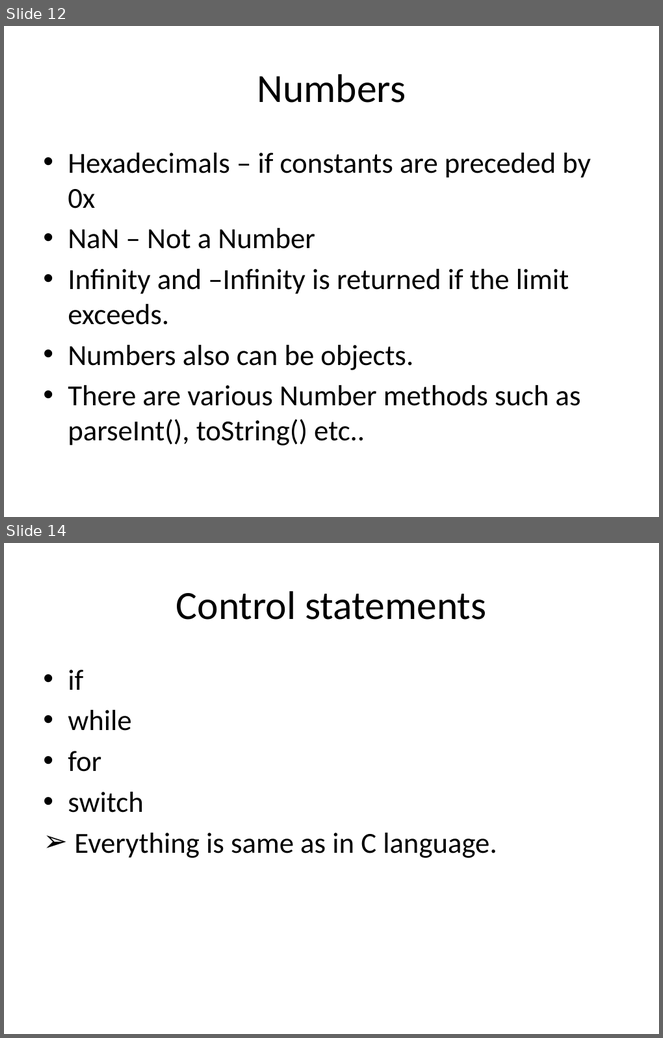
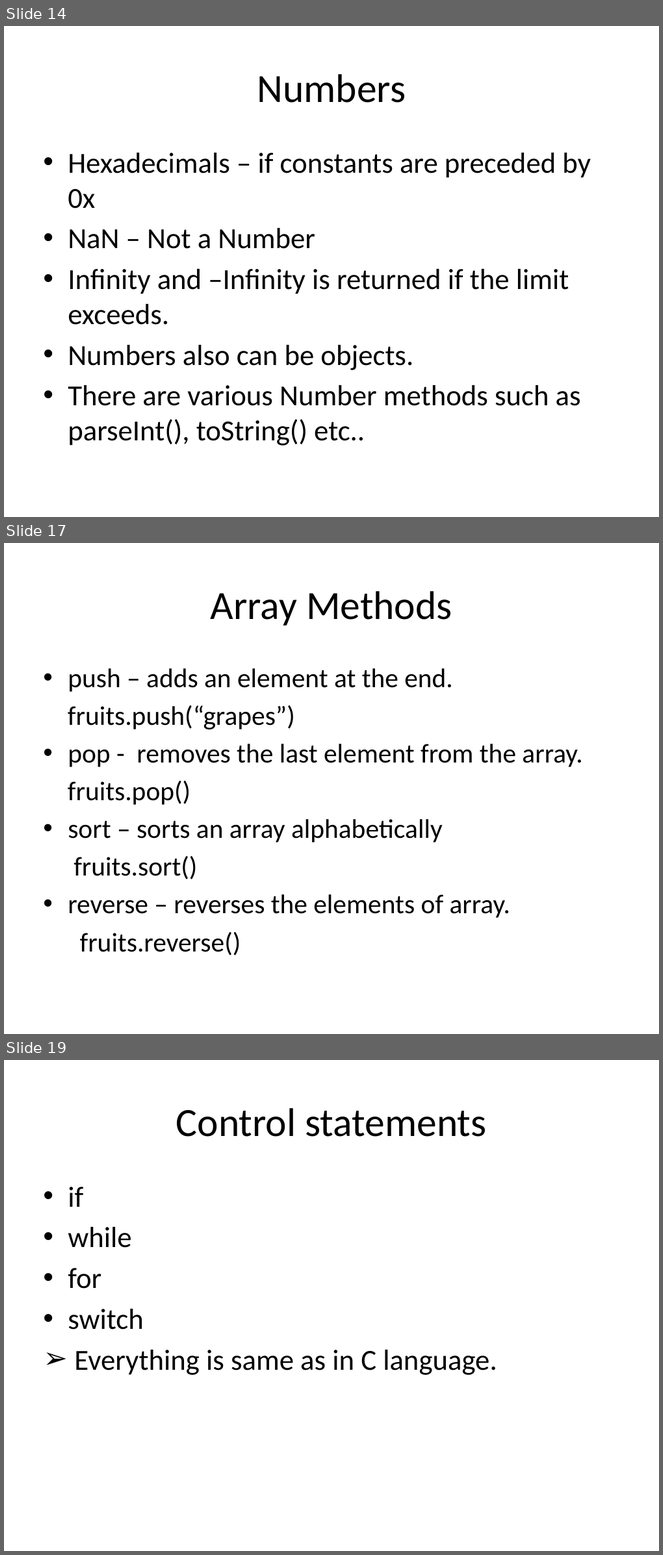
Before and after one commit to ManasaGajulavarthy/Intern_HMIT, a slide deck: JAVASCRIPT.pptx. Shown one above the other, each under a label of ours: slides 12 and 14 before the commit, slides 14, 17 and 19 after it; the slides between them are not shown. The pictures are 663x1038 and 663x1555 pixels, drawn with LibreOffice and Linux fonts; fonts in the diff are those of the drawing. Boxes give left, top, right and bottom in pixels: in the first picture for what was removed or moved away, otherwise in the second. Text is boxed around its words. In the diff, an @@ line names an element or a change of style, - is before the commit and + after.

```diff
--- a/JAVASCRIPT.pptx
+++ b/JAVASCRIPT.pptx
@@ slide 17 added at [4,543,659,1034], background #FFFFFF @@
@@ title added at [211,591,452,626], 44 pt, text #000000 @@
+Array Methods
@@ text added at [68,668,582,956], 29.6 pt, text #000000 @@
+• push – adds an element at the end.
+fruits.push(“grapes”)
+• pop - removes the last element from the array.
+fruits.pop()
+• sort – sorts an array alphabetically
+fruits.sort()
+• reverse – reverses the elements of array.
+fruits.reverse()
@@ what was slide 12 is now slide 14 @@
@@ what was slide 14 is now slide 19 @@
```
Also in this commit, not shown: 10 slides changed, 6 other slides added, 1 slide removed, 1 other file.
